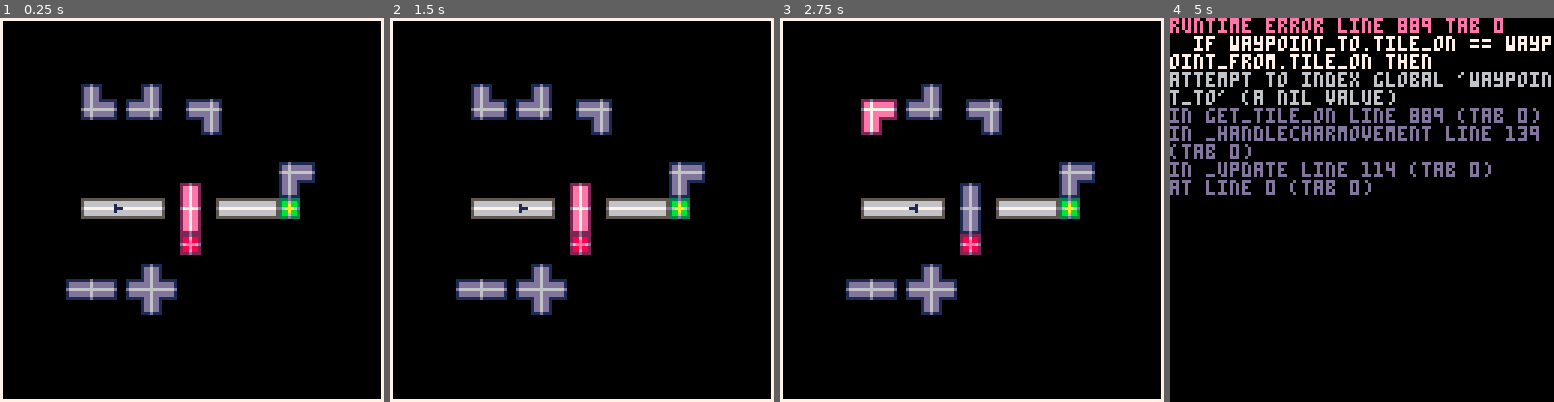
Above: before the commit, frames 1-4 (left to right).
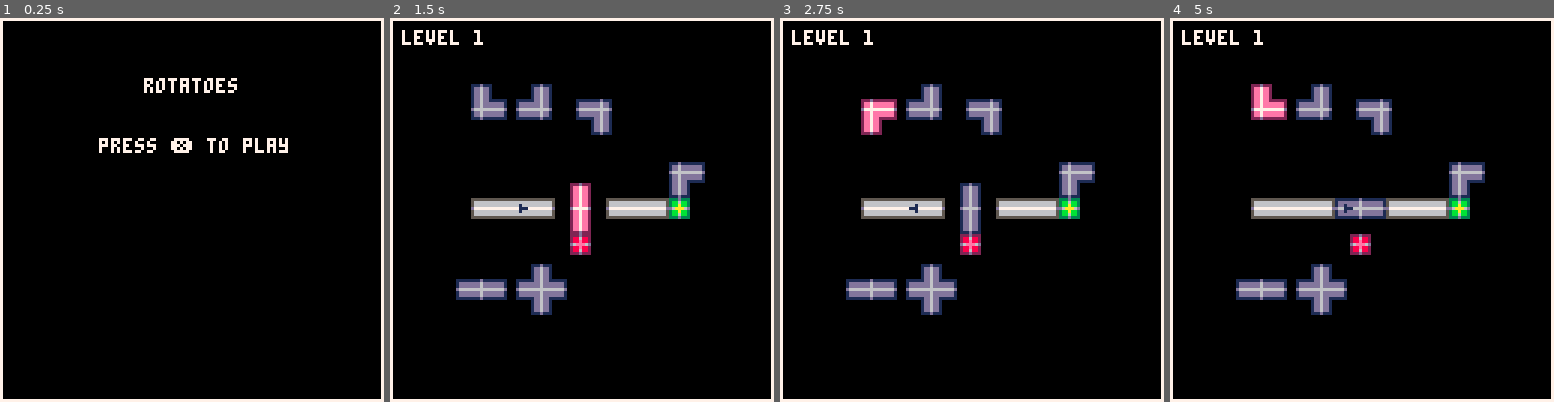
Above: after the commit, the same moments.

Repository: kreludan/rotatoes
Game: PICO-8 cartridge rotatoes.p8
Same seed, same stepped clock (60 frames per second), same inputs: the game is played once before the commit and once after it.
Inputs:
- Up to frame 1 (0.25 s): no input
- Up to frame 2 (1.5 s): tap X (X key) at 0.33, 1.07 s
- Up to frame 3 (2.75 s): hold Right 1.6-2.1 s; tap X (X key) at 1.85 s; hold Up 2.15-2.42 s; hold Right from 2.47 s (still down)
- Up to frame 4 (5 s): tap X (X key) at 2.97, 4.08 s; release Right at 3.03 s; hold Left 3.08-3.58 s; hold Down 3.63-3.97 s; hold Right 4.02-4.68 s; hold Up from 4.73 s (still down)

The runs differ from the first frame. In frame 1, 9.4% of the frame differs, in the area x 17-83%, y 15-78%; in frame 2, 0.3%; in frame 3, 0.3%; in frame 4, 21%, in the area x 0-100%, y 0-100%.
Error before the commit: runtime error line 889 tab 0; if waypoint_to.tile_on == waypoint_from.tile_on then; attempt to index global 'waypoint_to' (a nil value)

Commit message:
basic win, lose, main menu logic

Diff:
--- a/rotatoes.p8
+++ b/rotatoes.p8
@@ -1,12 +1,17 @@
 pico-8 cartridge // http://www.pico-8.com
-version 38
+version 41
 __lua__
 --global
 function _init()
+  max_distance = 7 -- distance to check for a waypoint in a direction
+  level_state = "menu" -- "playing", "win", "lose", "menu"
+  level_num = 1 -- current level
+end
+
+function _init_level()
   cls()
-  max_distance = 7 -- distance to check for a waypoint in a direction
+  level_state = "playing"
   controlled_tile = 1 -- denotes the tile currently controlled on scene
-  level_state = "playing" -- "playing", "win", "lose", "menu"
   rotators_to_draw = {} -- holds all rotating tiles
   static_tiles_to_draw = {} -- holds all non-rotating tiles
   characters_to_draw = {} -- holds all 'characters' (incl. goal and death tiles)
@@ -112,10 +117,12 @@
 
 function _update()
   _handleinputs()
-  _handlerots()
-  _handlerotends()
-  _handlecharmovement()
-  _handlecharcollisions()
+  if level_state == "playing" then
+    _handlerots()
+    _handlerotends()
+    _handlecharmovement()
+    _handlecharcollisions()
+  end
 end
 
 function _handlecharcollisions()
@@ -123,6 +130,7 @@
     if level_player.draw_points[i].x == level_goal.center_x and
     level_player.draw_points[i].y == level_goal.center_y then
       level_state = "win"
+      level_num += 1
     end
 
     for j=1, count(level_enemies) do
@@ -146,9 +154,18 @@
 end
 
 function _handleinputs()
-  if btnp(❎) then
-    _init()
-  end
+  if level_state == "menu" then
+    handle_menu_input()
+  else
+    if btnp(❎) then
+      _init_level()
+    else
+      handle_playing_input()
+    end
+  end
+end
+
+function handle_playing_input()
   if btnp(⬆️) then
     if controlled_tile
         == count(rotators_to_draw) then
@@ -210,11 +227,15 @@
 function _draw()
   cls()
   _draw_ui_elements()
-  if level_state == "win" then
-    print("you win :0", 2, 2)
+
+  if level_state == "menu" then
+    generate_main_menu()
+  elseif level_state == "win" then
+    generate_win_menu()
   elseif level_state == "lose" then
-    print("you lose ):", 2, 2)
+    generate_lose_menu()
   elseif level_state == "playing" then
+    print("level " .. tostring(level_num), 4, 4)
     for i = 1, count(rotators_to_draw) do
       if i == controlled_tile then
         draw_tile(rotators_to_draw[i], true)
@@ -1184,6 +1205,28 @@
     end
   end
   return player_points
+end
+-->8
+--menu
+function generate_main_menu()
+  print("rotatoes", 48, 20)
+  print("press ❎ to play", 33, 40)
+end
+
+function handle_menu_input()
+  if btnp(❎) then
+    _init_level()
+  end
+end
+
+function generate_win_menu()
+  print("you win :0", 45, 20)
+  print("press ❎ to go to next level", 10, 40)
+end
+
+function generate_lose_menu()
+  print("you lose :(", 44, 20)
+  print("press ❎ to restart", 28, 40)
 end
 __gfx__
 00600000111d1110000000000111d11111111111d111111d11111111111d11111111111d1111111100000111d111000005555555055555550566766505555555
--- a/src/0.global.lua
+++ b/src/0.global.lua
@@ -1,8 +1,13 @@
 function _init()
+  max_distance = 7 -- distance to check for a waypoint in a direction
+  level_state = "menu" -- "playing", "win", "lose", "menu"
+  level_num = 1 -- current level
+end
+
+function _init_level()
   cls()
-  max_distance = 7 -- distance to check for a waypoint in a direction
+  level_state = "playing"
   controlled_tile = 1 -- denotes the tile currently controlled on scene
-  level_state = "playing" -- "playing", "win", "lose", "menu"
   rotators_to_draw = {} -- holds all rotating tiles
   static_tiles_to_draw = {} -- holds all non-rotating tiles
   characters_to_draw = {} -- holds all 'characters' (incl. goal and death tiles)
@@ -108,10 +113,12 @@
 
 function _update()
   _handleinputs()
-  _handlerots()
-  _handlerotends()
-  _handlecharmovement()
-  _handlecharcollisions()
+  if level_state == "playing" then
+    _handlerots()
+    _handlerotends()
+    _handlecharmovement()
+    _handlecharcollisions()
+  end
 end
 
 function _handlecharcollisions()
@@ -119,6 +126,7 @@
     if level_player.draw_points[i].x == level_goal.center_x and
     level_player.draw_points[i].y == level_goal.center_y then
       level_state = "win"
+      level_num += 1
     end
 
     for j=1, count(level_enemies) do
@@ -142,9 +150,18 @@
 end
 
 function _handleinputs()
-  if btnp(❎) then
-    _init()
-  end
+  if level_state == "menu" then
+    handle_menu_input()
+  else
+    if btnp(❎) then
+      _init_level()
+    else
+      handle_playing_input()
+    end
+  end
+end
+
+function handle_playing_input()
   if btnp(⬆️) then
     if controlled_tile
         == count(rotators_to_draw) then
@@ -206,11 +223,15 @@
 function _draw()
   cls()
   _draw_ui_elements()
-  if level_state == "win" then
-    print("you win :0", 2, 2)
+
+  if level_state == "menu" then
+    generate_main_menu()
+  elseif level_state == "win" then
+    generate_win_menu()
   elseif level_state == "lose" then
-    print("you lose ):", 2, 2)
+    generate_lose_menu()
   elseif level_state == "playing" then
+    print("level " .. tostring(level_num), 4, 4)
     for i = 1, count(rotators_to_draw) do
       if i == controlled_tile then
         draw_tile(rotators_to_draw[i], true)
--- /dev/null
+++ b/src/5.menu.lua
@@ -0,0 +1,20 @@
+function generate_main_menu()
+  print("rotatoes", 48, 20)
+  print("press ❎ to play", 33, 40)
+end
+
+function handle_menu_input()
+  if btnp(❎) then
+    _init_level()
+  end
+end
+
+function generate_win_menu()
+  print("you win :0", 45, 20)
+  print("press ❎ to go to next level", 10, 40)
+end
+
+function generate_lose_menu()
+  print("you lose :(", 44, 20)
+  print("press ❎ to restart", 28, 40)
+end
